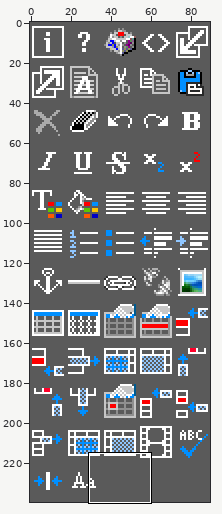
A sprite sheet gets an edit: fudge/wysiwyg/images/toolbar.png. The picture above shows the old version from afar; the outline marks the close-up.
Close-up. Earlier state:
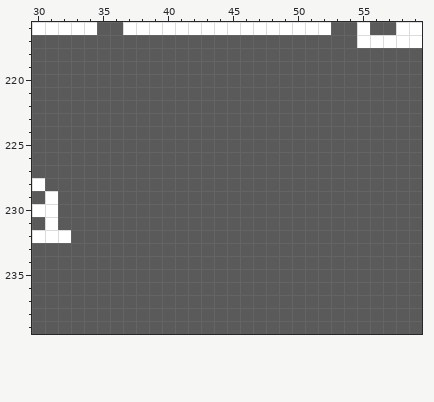
The file is 90x240 pixels. Colours within 5 levels of each other are drawn and written as one. Shown: x 30..59, y 216..239.
The result:
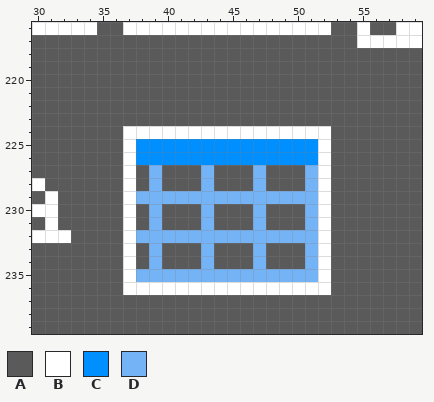
Palette (. is transparent): A #5a5a5a  B #ffffff  C #008fff  D #75b3f7
The exact change:
@@ x 35..54 @@
 223 AAAAAAAAAAAAAAAAAAAA
-224 AAAAAAAAAAAAAAAAAAAA
-225 AAAAAAAAAAAAAAAAAAAA
-226 AAAAAAAAAAAAAAAAAAAA
-227 AAAAAAAAAAAAAAAAAAAA
-228 AAAAAAAAAAAAAAAAAAAA
-229 AAAAAAAAAAAAAAAAAAAA
-230 AAAAAAAAAAAAAAAAAAAA
-231 AAAAAAAAAAAAAAAAAAAA
-232 AAAAAAAAAAAAAAAAAAAA
-233 AAAAAAAAAAAAAAAAAAAA
-234 AAAAAAAAAAAAAAAAAAAA
-235 AAAAAAAAAAAAAAAAAAAA
-236 AAAAAAAAAAAAAAAAAAAA
+224 AABBBBBBBBBBBBBBBBAA
+225 AABCCCCCCCCCCCCCCBAA
+226 AABCCCCCCCCCCCCCCBAA
+227 AABADAAADAAADAAADBAA
+228 AABADAAADAAADAAADBAA
+229 AABDDDDDDDDDDDDDDBAA
+230 AABADAAADAAADAAADBAA
+231 AABADAAADAAADAAADBAA
+232 AABDDDDDDDDDDDDDDBAA
+233 AABADAAADAAADAAADBAA
+234 AABADAAADAAADAAADBAA
+235 AABDDDDDDDDDDDDDDBAA
+236 AABBBBBBBBBBBBBBBBAA
 237 AAAAAAAAAAAAAAAAAAAA
Pixel boxes of the changes (left, top, right, bottom) in both close-ups:
changed: (123, 126, 331, 295)
